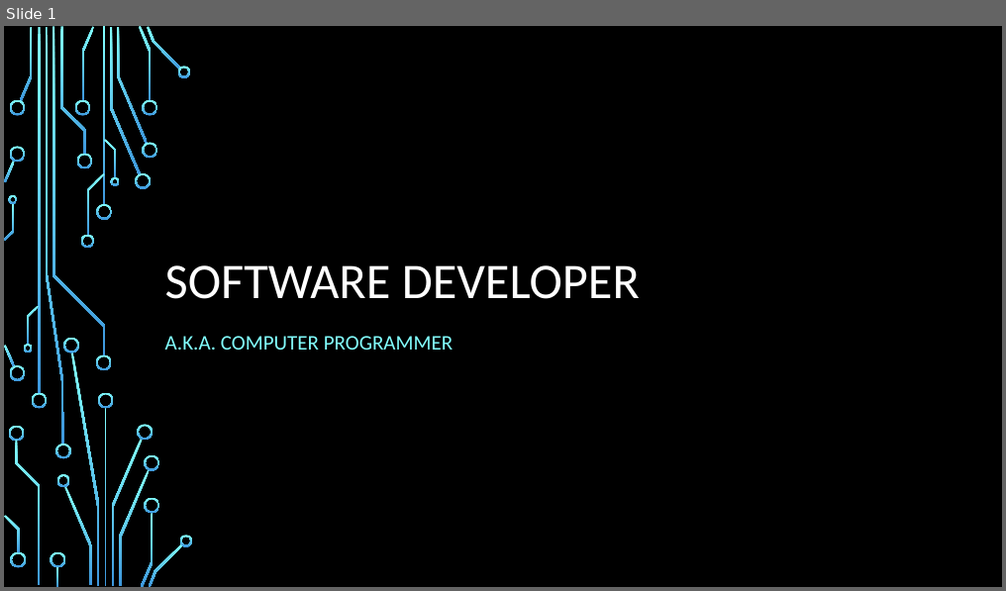
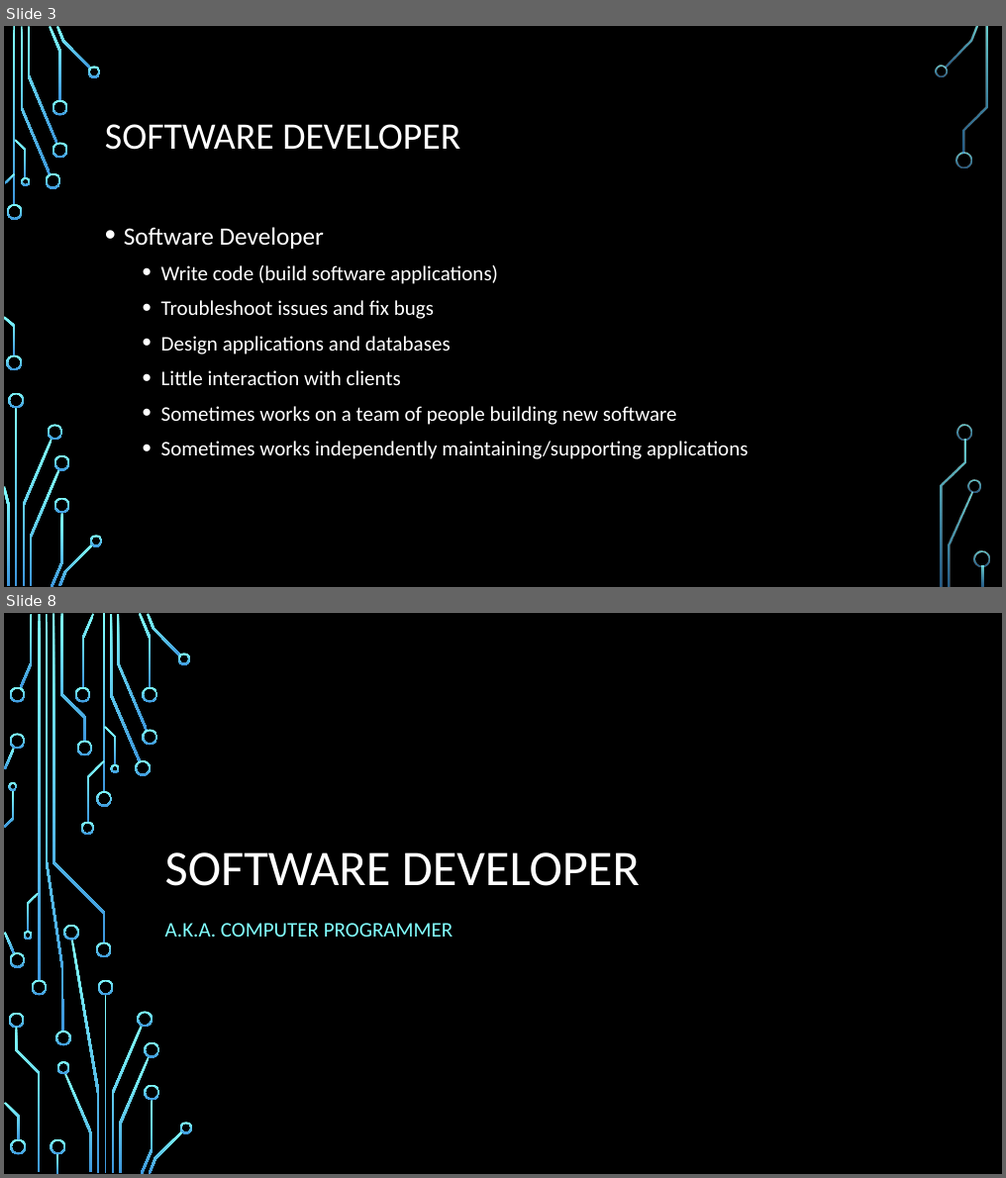
Before and after one commit to daviddcbud/TrainingApp, a slide deck: PowerPointSlids.pptx. Shown one above the other, each under a label of ours: slide 1 before the commit, slides 3 and 8 after it; the slides between them are not shown. The pictures are 1006x591 and 1006x1178 pixels, drawn with LibreOffice and Linux fonts; fonts in the diff are those of the drawing; background and template pictures are left out. Boxes give left, top, right and bottom in pixels: in the first picture for what was removed or moved away, otherwise in the second. Text is boxed around its words. In the diff, an @@ line names an element or a change of style, - is before the commit and + after.

```diff
--- a/PowerPointSlids.pptx
+++ b/PowerPointSlids.pptx
@@ slide 3 added at <box>4,26,1002,587</box>, background picture (left out) @@
@@ title added at <box>105,124,460,150</box>, 36 pt, text #FFFFFF @@
+SOFTWARE DEVELOPER
@@ text added at <box>124,227,748,460</box>, 20 pt, text #FFFFFF @@
+• Software Developer
+  • Write code (build software applications)
+  • Troubleshoot issues and fix bugs
+  • Design applications and databases
+  • Little interaction with clients
+  • Sometimes works on a team of people building new software
+  • Sometimes works independently maintaining/supporting applications
@@ group added at <box>4,26,990,587</box>: 33 freeform shapes, 3 rectangles @@
@@ what was slide 1 is now slide 8 @@
```
Also in this commit, not shown: 1 slide changed, 6 other slides added, 4 other files.
